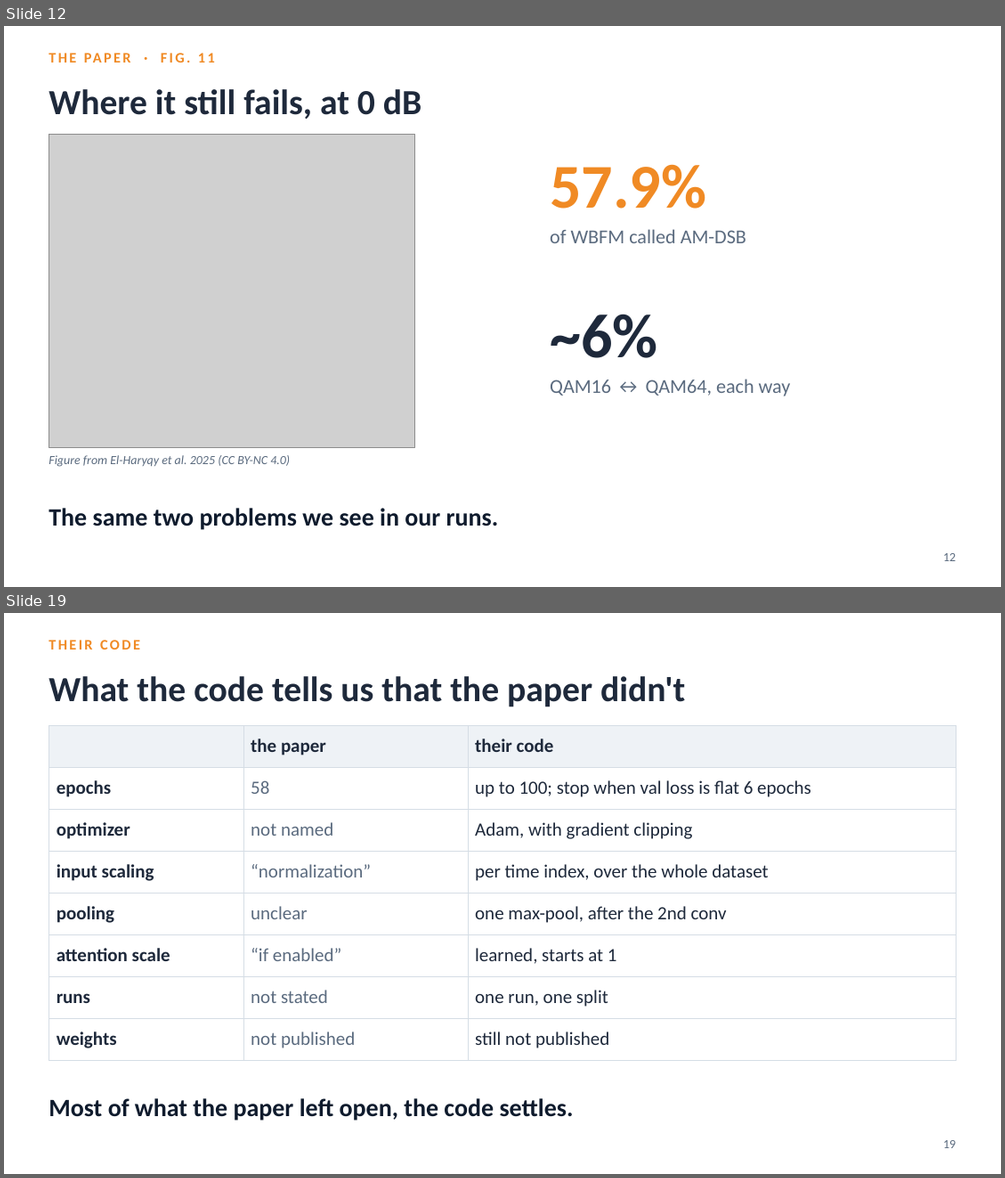
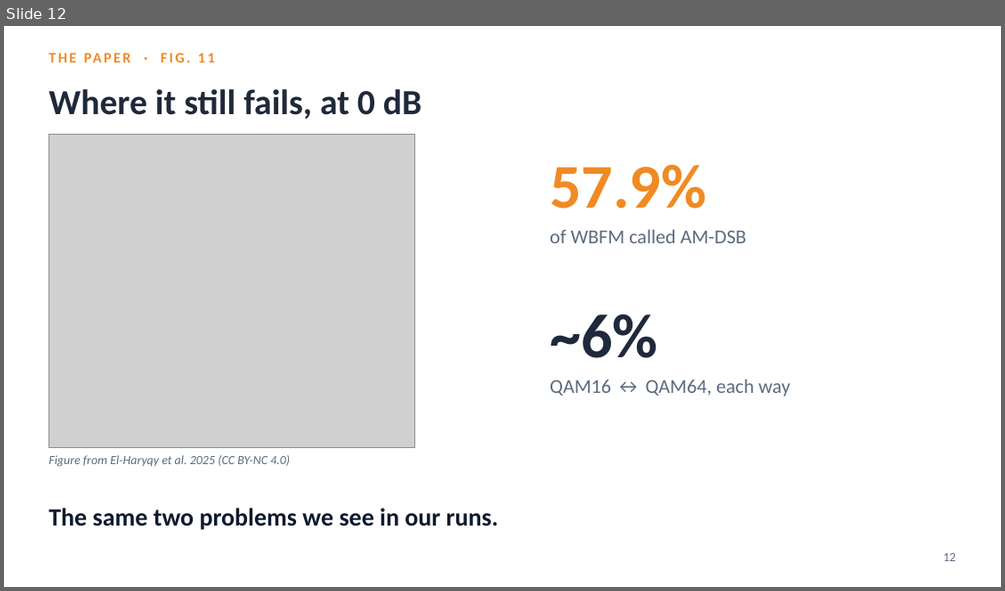
Before and after one commit to YusufBilo78/amc, a slide deck: deck/moshe_paper_icrnna.pptx. Shown one above the other, each under a label of ours: slides 12 and 19 before the commit, slide 12 after it; the slides between them are not shown. The pictures are 1005x1178 and 1005x591 pixels, drawn with LibreOffice and Linux fonts; fonts in the diff are those of the drawing; grey boxes stand for pictures. Boxes give left, top, right and bottom in pixels: in the first picture for what was removed or moved away, otherwise in the second. Text is boxed around its words. In the diff, an @@ line names an element or a change of style, - is before the commit and + after.

```diff
--- a/deck/moshe_paper_icrnna.pptx
+++ b/deck/moshe_paper_icrnna.pptx
@@ slide 19 removed at bbox=[4, 613, 1001, 1174], background #FFFFFF @@
@@ text removed at bbox=[48, 640, 140, 649] @@
-THEIR CODE
@@ text removed at bbox=[48, 676, 685, 707] @@
-What the code tells us that the paper didn't
@@ table removed at bbox=[48, 725, 956, 1052], 8 rows, 3 columns @@
- | the paper | their code
-epochs | 58 | up to 100; stop when val loss is flat 6 epochs
-optimizer | not named | Adam, with gradient clipping
-input scaling | “normalization” | per time index, over the whole dataset
-pooling | unclear | one max-pool, after the 2nd conv
-attention scale | “if enabled” | learned, starts at 1
-runs | not stated | one run, one split
-weights | not published | still not published
@@ text removed at bbox=[48, 1098, 574, 1120] @@
-Most of what the paper left open, the code settles.
@@ text removed at bbox=[943, 1140, 955, 1148] @@
-19
```
Also in this commit, not shown: 7 slides changed, 3 slides added, 6 other slides removed, 5 other files.
